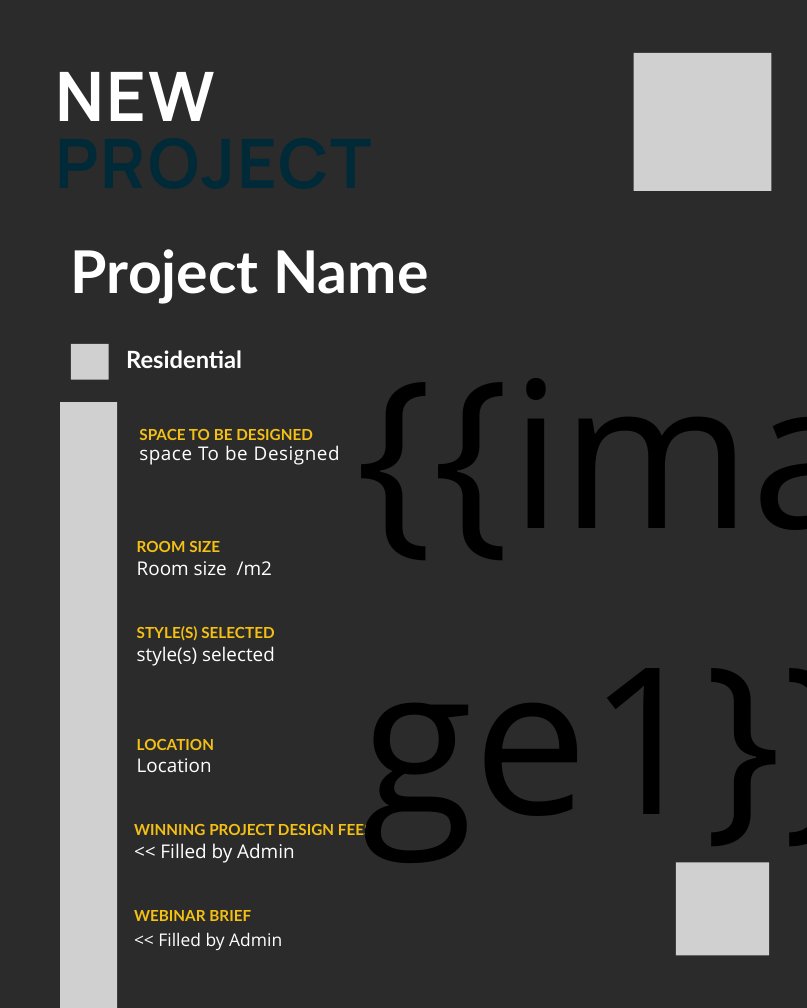
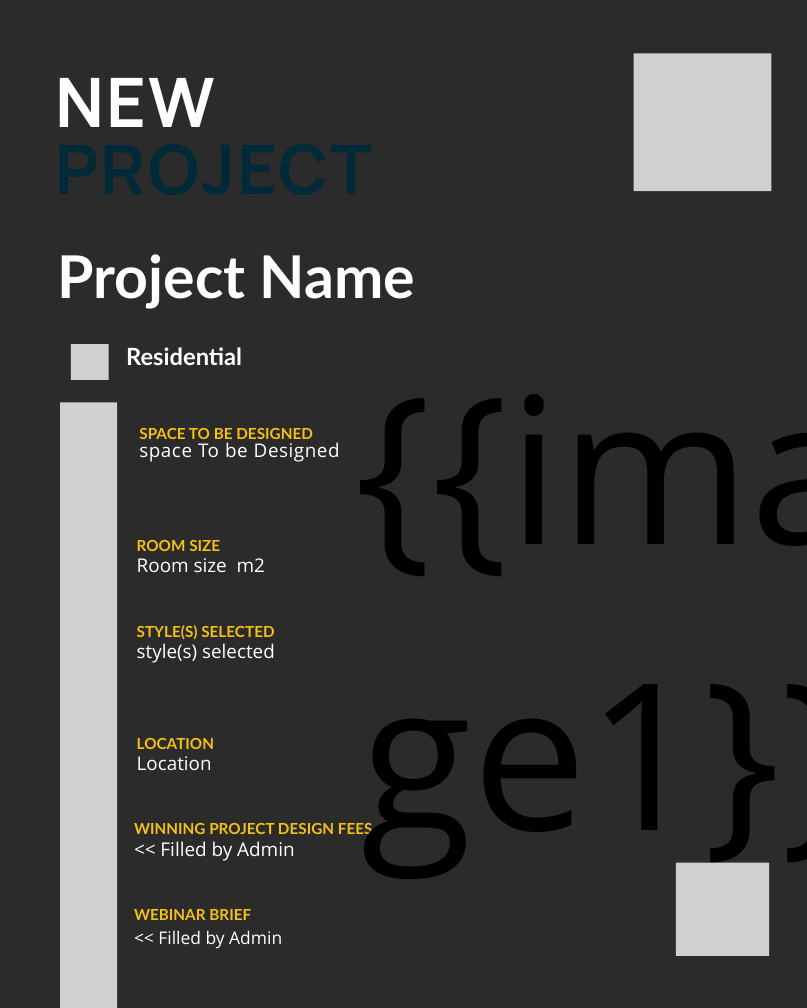
Before and after one commit to Priya-Rathor/TLDP_Project, a slide deck: slide 1 of btemplate.pptx. Drawn at 807x1008 pixels with LibreOffice and Linux fonts; fonts in the diff are those of the drawing; grey boxes stand for pictures; background and template pictures are left out; a plain dark background stands for a picture behind light text. Boxes give left, top, right and bottom in pixels: in the first picture for what was removed or moved away, otherwise in the second. Text is boxed around its words. In the diff, an @@ line names an element or a change of style, - is before the commit and + after.

```diff
--- a/btemplate.pptx
+++ b/btemplate.pptx
@@ text "NEW": place and size @@
-text "NEW" at bbox=[55, 72, 372, 189]
+text "NEW" at bbox=[55, 78, 372, 195]
@@ text "Project Name": place and size @@
-text "Project Name" at bbox=[71, 249, 428, 304]
+text "Project Name" at bbox=[58, 254, 415, 309]
@@ text "{{image1}}" rewrapped from bbox=[349, 283, 807, 836] to bbox=[347, 299, 807, 884] @@
@@ text at bbox=[137, 558, 265, 572]: text changed @@
-Room size /m2
+Room size m2
@@ picture at bbox=[676, 863, 769, 956]: outline redrawn @@
```
Also in this commit, not shown: 11 other slides changed, 1 other file.
